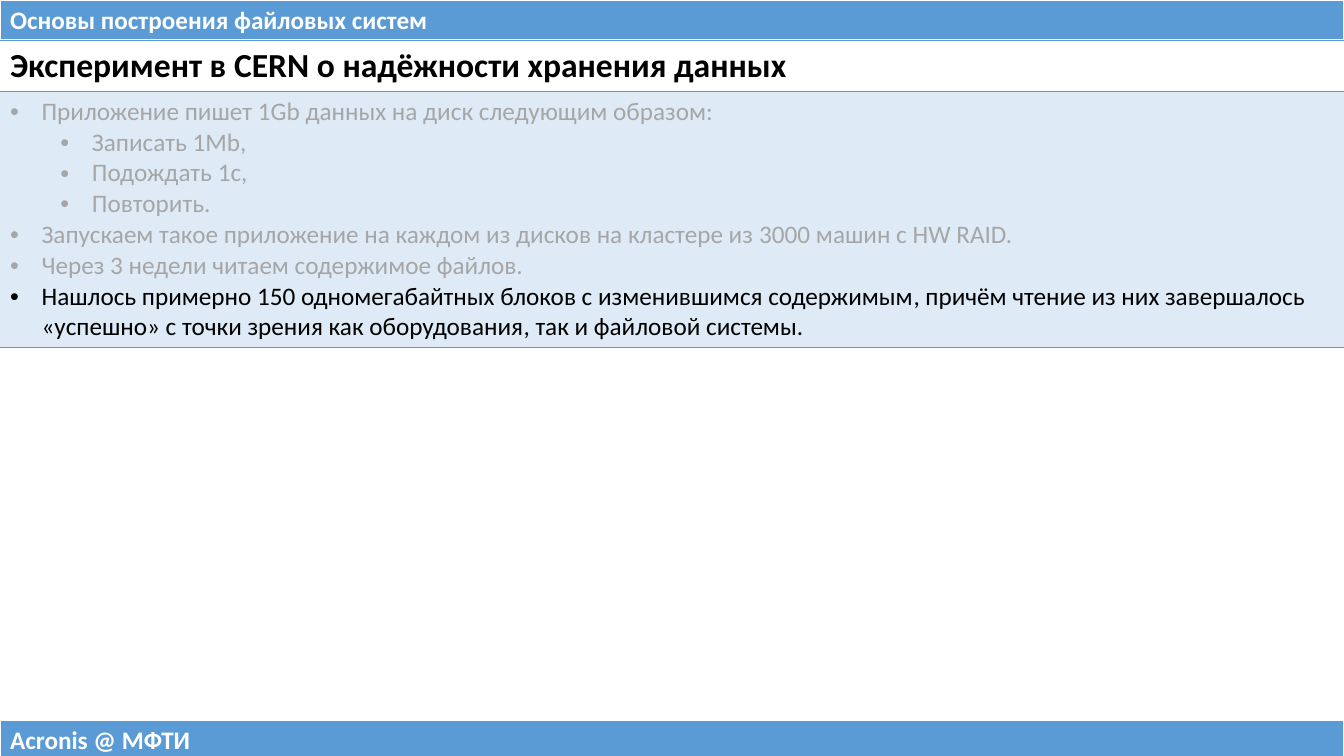
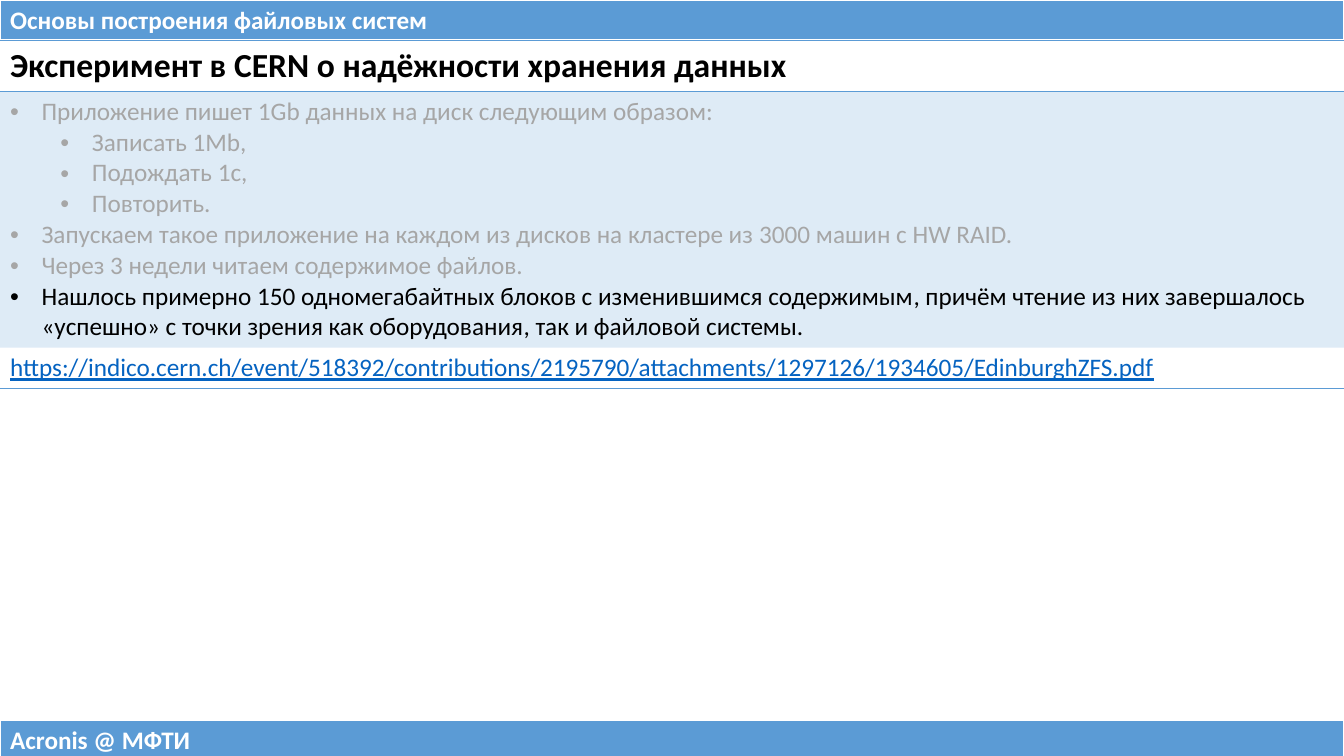
Before and after one commit to 75cc8545e7b021ed280ed0ef99fc7fc4/filesystems-101, a slide deck: slide 4 of talks/src/class07.pptx. Drawn at 1344x756 pixels with LibreOffice and Linux fonts; fonts in the diff are those of the drawing. Boxes give left, top, right and bottom in pixels: in the first picture for what was removed or moved away, otherwise in the second. Text is boxed around its words. In the diff, an @@ line names an element or a change of style, - is before the commit and + after.

```diff
--- a/talks/src/class07.pptx
+++ b/talks/src/class07.pptx
@@ table at box(0, 40, 1344, 385) @@
+row 3: https://indico.cern.ch/event/518392/contributions/2195790/attachments/1297126/1934605/EdinburghZFS.pdf
```
Also in this commit, not shown: 4 other slides changed, 1 other file.
